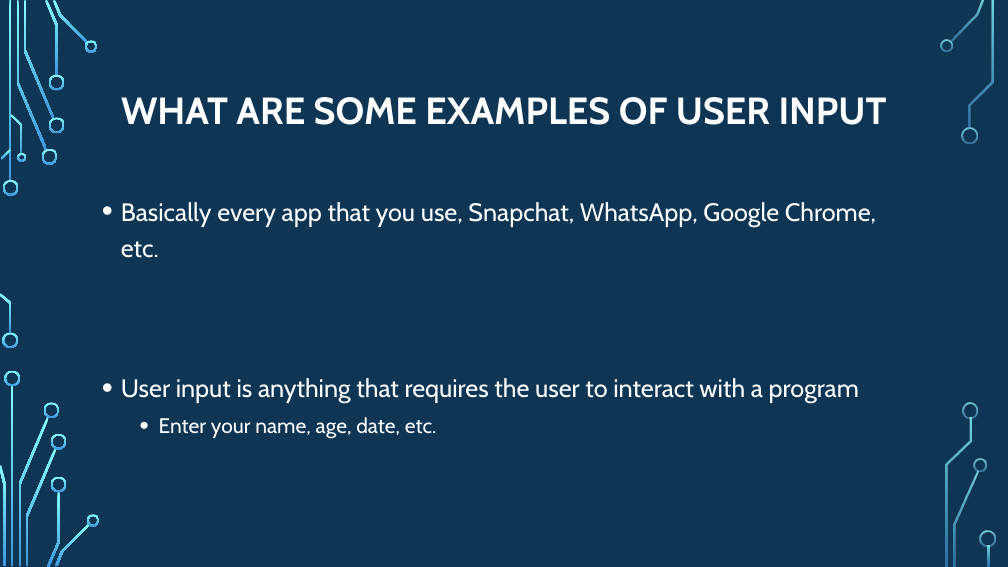
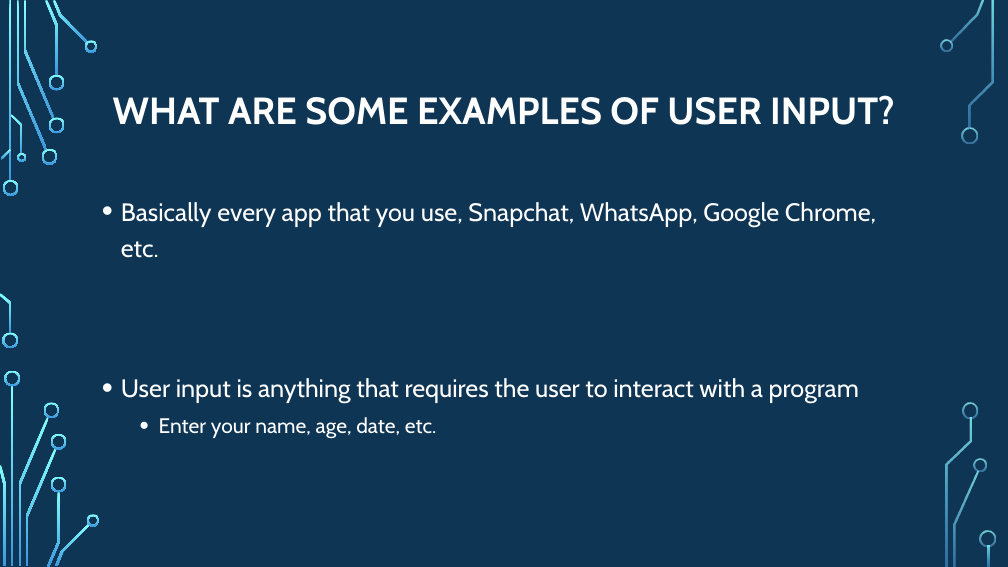
Before and after one commit to psypdt/ZIS_C-_Summer_Course_2019, a slide deck: slide 18 of Day_4/Day_4.pptx. Drawn at 1008x567 pixels with LibreOffice and Linux fonts; fonts in the diff are those of the drawing; background and template pictures are left out. Boxes give left, top, right and bottom in pixels: in the first picture for what was removed or moved away, otherwise in the second. Text is boxed around its words. In the diff, an @@ line names an element or a change of style, - is before the commit and + after.

```diff
--- a/Day_4/Day_4.pptx
+++ b/Day_4/Day_4.pptx
@@ title at [113,95,895,125]: text changed @@
-WHAT ARE SOME EXAMPLES OF USER INPUT
+WHAT ARE SOME EXAMPLES OF USER INPUT?
```
Also in this commit, not shown: 14 other slides changed, 2 slides added.
